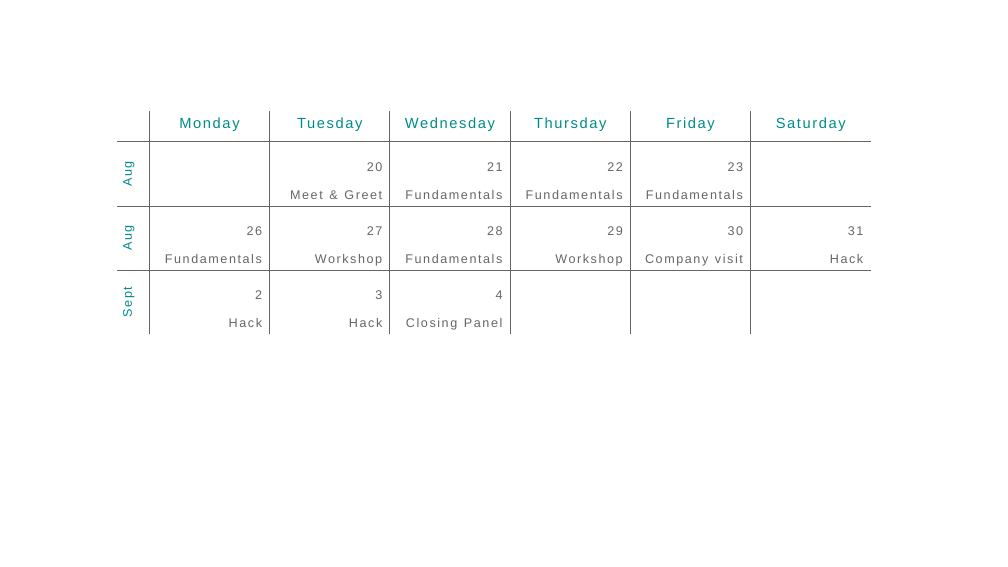
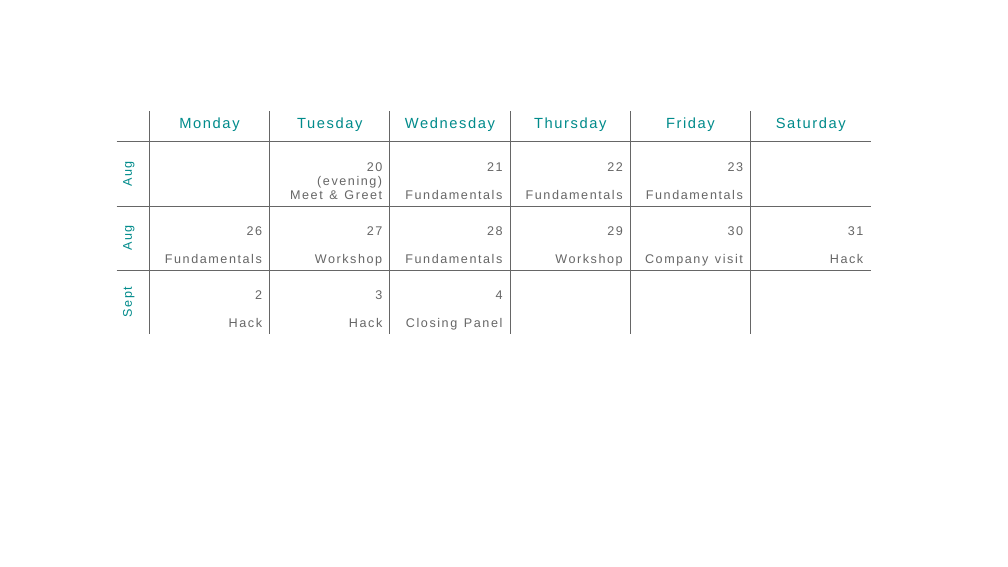
Before and after one commit to DaphniL/Summerschool_2019_website, a slide deck: slide 1 of images/Schedule.pptx. Drawn at 1008x567 pixels with LibreOffice and Linux fonts; fonts in the diff are those of the drawing. Boxes give left, top, right and bottom in pixels: in the first picture for what was removed or moved away, otherwise in the second. Text is boxed around its words. In the diff, an @@ line names an element or a change of style, - is before the commit and + after.

```diff
--- a/images/Schedule.pptx
+++ b/images/Schedule.pptx
@@ table at (x1=116, y1=111, x2=870, y2=337) @@
-row 2, column 3: 20 / Meet & Greet
+row 2, column 3: 20 / (evening) / Meet & Greet
```
Also in this commit, not shown: 1 other file.
